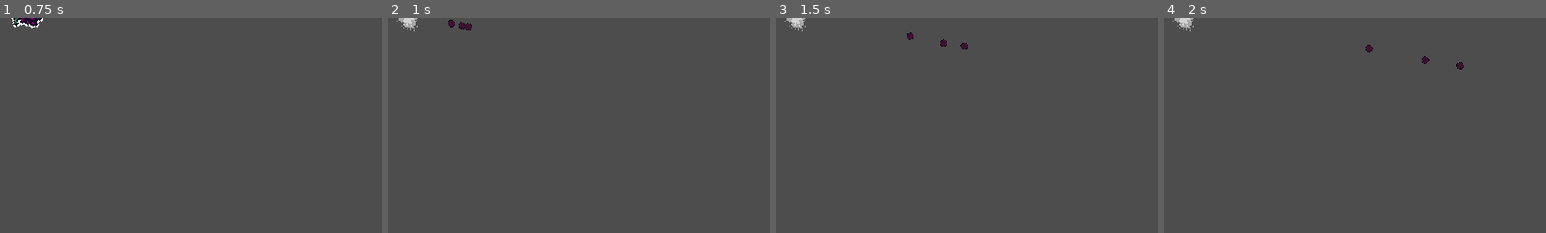
Above: before the commit, frames 1-4 (left to right).
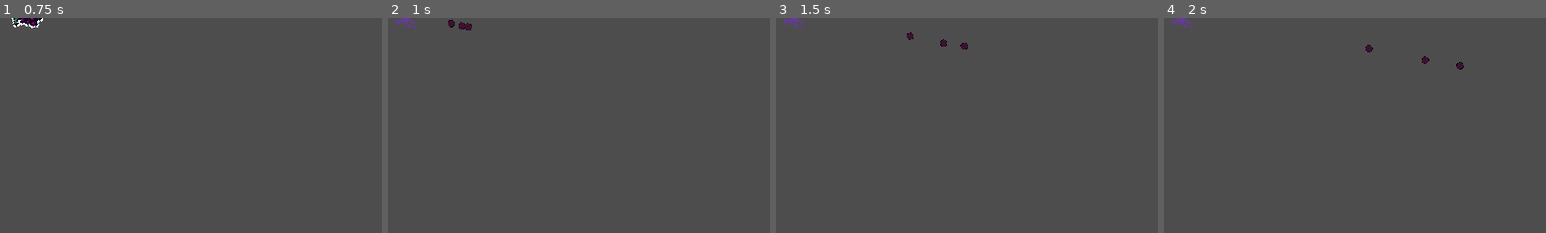
Above: after the commit, the same moments.

Repository: alexg-lviv/FruitTheNinja
Game: Godot game, scene res://src/Projectiles/Grape/Grape.tscn
The game is run twice, just before and just after one commit, with the same random seed, the same clock (stepped at 60 frames per second) and the same inputs. This scene is started directly instead of the project's main scene. The engine's default icon, where the game draws it, is replaced by a stand-in: a white triangle on a blue panel in a dark square.
Inputs (mouse positions are % of the whole screen's width and height, from its top left):
- Up to frame 1 (0.75 s): move the mouse to (72, 45) at 0.52 s; press the mouse at (72, 45) at 0.53 s
- Up to frame 2 (1 s): no input
- Up to frame 3 (1.5 s): tap Enter at 1.25 s; move the mouse to (30, 55) at 1.27 s; release the mouse at (30, 55) at 1.28 s; tap 1 (launch_apple) at 1.35 s; click (30, 55) at 1.42 s
- Up to frame 4 (2 s): no input
The pictures show only the part of the screen within x 17-67%, y 0-50%; the shares and areas given below are measured in that part.

Frame 1 is identical in both runs. In frame 2, 0.2% of the frame differs, in the area x 2-8%, y 0-7%; in frame 3, 0.2%; in frame 4, 0.2%.

Commit message:
Added color to splashes

Diff:
--- a/src/Effects/DecalSystem.gd
+++ b/src/Effects/DecalSystem.gd
@@ -4,12 +4,16 @@
 
 var DecalObj = preload("res://src/Effects/SplashDecal.tscn")
 
-func add_decals(global_pos: Vector2, color: Color):
+func add_decals(global_pos: Vector2, color: Color, size: float):
+
+	var sizes = rng.randf_range(0.01, 0.03) * 0.1 * size
 	for i in rng.randf_range(1, 3):
 		var decalIns = DecalObj.instantiate()
 		decalIns.set_lifetime(rng.randf_range(2, 4))
 		decalIns.global_position = global_pos + Vector2(rng.randf_range(-32, 32), rng.randf_range(-32, 32))
 		decalIns.set_color(color)
-		var scale = rng.randf_range(0.005, 0.02)
+		var scale = sizes
 		decalIns.scale = Vector2(scale, scale)
 		add_child(decalIns)
+
+		sizes -= randf_range(0.002, sizes / 2.0)
--- a/src/Effects/SplashDecal.tscn
+++ b/src/Effects/SplashDecal.tscn
@@ -61,7 +61,7 @@
 
 [node name="SplashDecal" type="Sprite2D"]
 modulate = Color(1, 1, 1, 0.501961)
-z_index = 50
+z_index = 1
 z_as_relative = false
 texture_filter = 2
 material = SubResource("ShaderMaterial_4kaqf")
--- a/src/GameField/MainScene.tscn
+++ b/src/GameField/MainScene.tscn
@@ -65,6 +65,7 @@
 
 [node name="AiField" type="Control" parent="."]
 layout_mode = 1
+anchors_preset = 15
 anchor_right = 1.0
 anchor_bottom = 1.0
 offset_left = 240.0
--- a/src/Projectiles/Apple/Apple.gd
+++ b/src/Projectiles/Apple/Apple.gd
@@ -1,3 +1,7 @@
 extends "res://src/Projectiles/Projectile.gd"
 
 class_name Apple
+
+func _ready():
+	super._ready()
+	color = Color(1, 0, 0)
--- a/src/Projectiles/Banana/Banana.gd
+++ b/src/Projectiles/Banana/Banana.gd
@@ -8,6 +8,7 @@
 
 func _ready():
 	super._ready()
+	color = Color(1.00, 0.951, 0.0200)
 
 func update_position(delta):
 	current_velocity.x = speed * direction.x * clamp(TIME_TO_RETURN - elapsed_time, -1, 1)
--- a/src/Projectiles/Coconut/Coconut.gd
+++ b/src/Projectiles/Coconut/Coconut.gd
@@ -4,6 +4,7 @@
 
 func _ready():
 	super._ready()
+	color = Color(0.960, 0.960, 0.960)
 
 
 func update_position(delta):
--- a/src/Projectiles/Grape/Grape.gd
+++ b/src/Projectiles/Grape/Grape.gd
@@ -14,6 +14,7 @@
 func _ready():
 	super._ready()
 	speed = 350
+	color = Color(0.445, 0.195, 0.750)
 
 func handle_logic():
 	if (is_supposed_to_die):
--- a/src/Projectiles/Grape/GrapeChild.gd
+++ b/src/Projectiles/Grape/GrapeChild.gd
@@ -1 +1,5 @@
 extends "res://src/Projectiles/Projectile.gd"
+
+func _ready():
+	super._ready()
+	color = Color(0.445, 0.195, 0.750)
--- a/src/Projectiles/Pineapple/Pineapple.gd
+++ b/src/Projectiles/Pineapple/Pineapple.gd
@@ -6,6 +6,7 @@
 
 func _ready():
 	super._ready()
+	color = Color(0.837, 1.00, 0.0200)
 
 func update_position(delta):
 	position += direction * current_speed * delta
--- a/src/Projectiles/Projectile.gd
+++ b/src/Projectiles/Projectile.gd
@@ -50,7 +50,7 @@
 	is_dead = true
 	AnimPlayer.play("simple_death")
 	DeathTimer.start()
-	DecalSystem.add_decals(global_position, color)
+	DecalSystem.add_decals(global_position, color, size)
 
 func _on_death_timer_timeout():
 	queue_free()
--- a/src/Projectiles/Projectile.tscn
+++ b/src/Projectiles/Projectile.tscn
@@ -28,6 +28,7 @@
 }
 
 [node name="Projectile" type="Area2D"]
+z_index = 2
 script = ExtResource("1_8jjan")
 
 [node name="CollisionShape2D" type="CollisionShape2D" parent="."]
--- a/src/Projectiles/Watermelon/Watermelon.gd
+++ b/src/Projectiles/Watermelon/Watermelon.gd
@@ -4,6 +4,4 @@
 
 func _ready():
 	super._ready()
-
-func update_position(delta):
-	super.update_position(delta)
+	color = Color(0.990, 0.109, 0.138)
